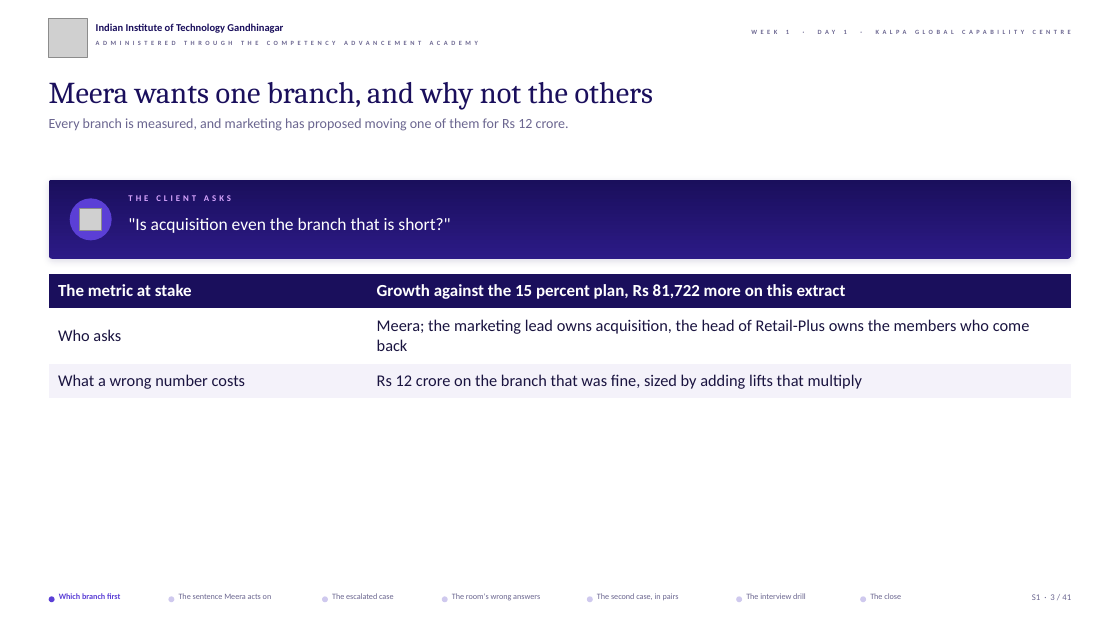
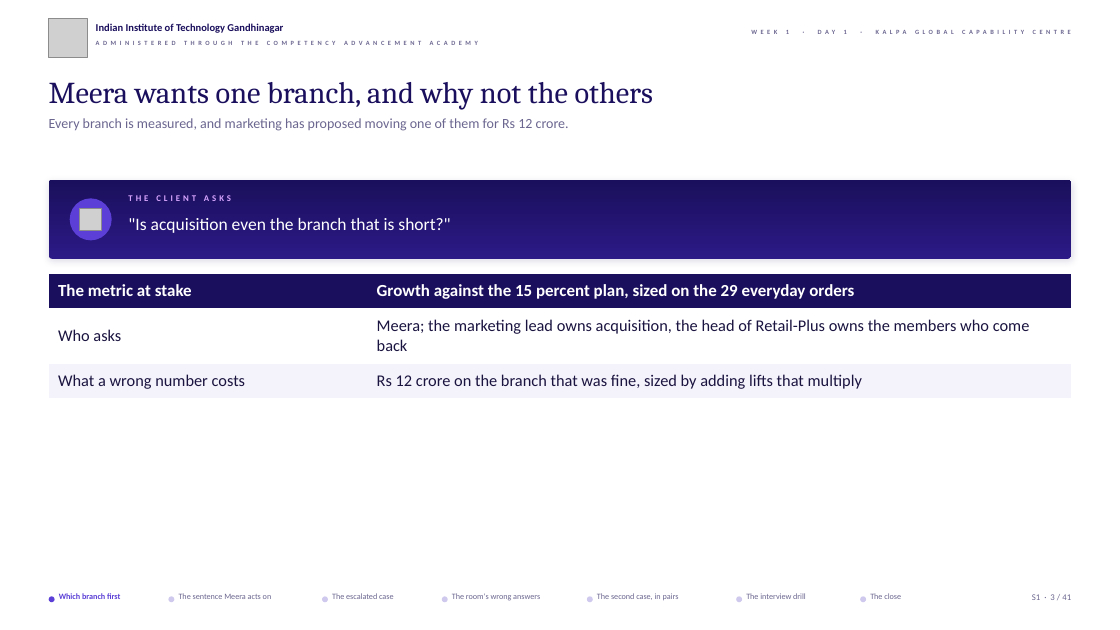
Before and after one commit to fde-academy-lab/c2-content-factory, a slide deck: slide 3 of content/W01/D1/slides/C2_W01_D01_half2_STUDENT.pptx. Drawn at 1120x630 pixels with LibreOffice and Linux fonts; fonts in the diff are those of the drawing; grey boxes stand for pictures; background and template pictures are left out. Boxes give left, top, right and bottom in pixels: in the first picture for what was removed or moved away, otherwise in the second. Text is boxed around its words. In the diff, an @@ line names an element or a change of style, - is before the commit and + after.

```diff
--- a/content/W01/D1/slides/C2_W01_D01_half2_STUDENT.pptx
+++ b/content/W01/D1/slides/C2_W01_D01_half2_STUDENT.pptx
@@ table at (49, 274, 1071, 398) @@
-row 1, column 2: Growth against the 15 percent plan, Rs 81,722 more on this extract
+row 1, column 2: Growth against the 15 percent plan, sized on the 29 everyday orders
```
Also in this commit, not shown: 10 other slides changed, 39 other files.
